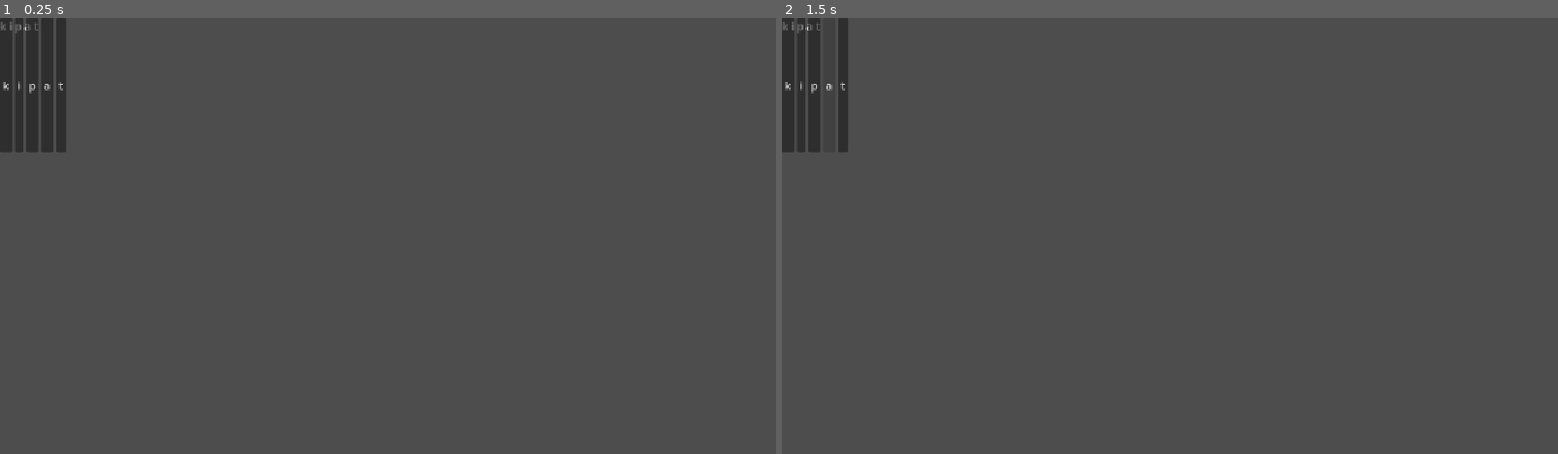
Above: before the commit, frames 1-2 (left to right).
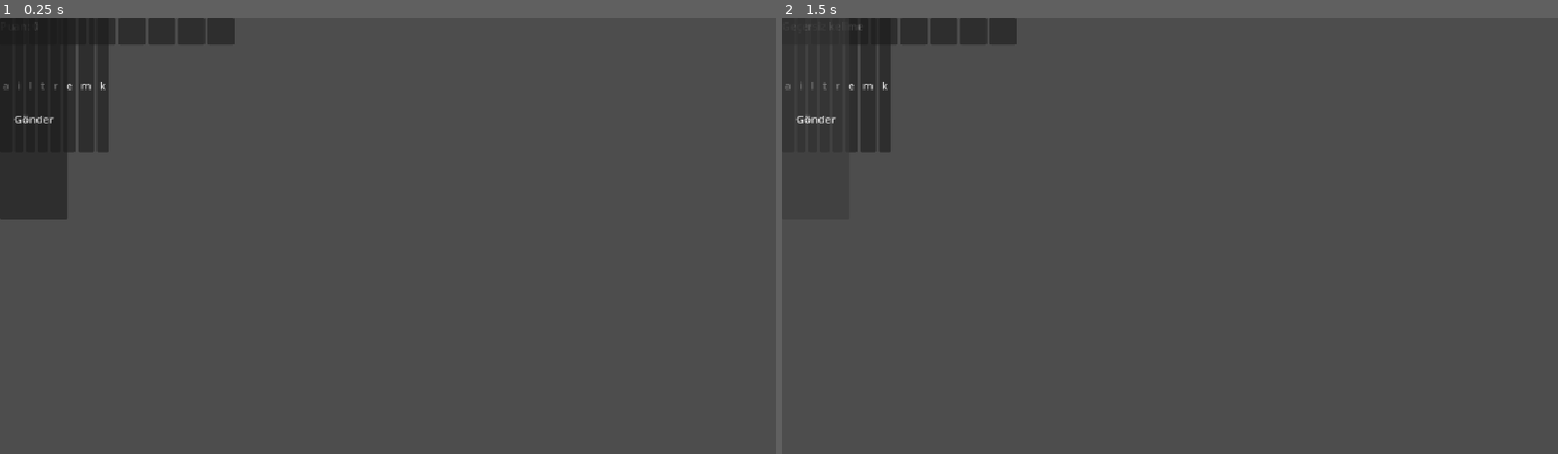
Above: after the commit, the same moments.

Repository: eculger/Kelimo
Game: Godot game, scene res://scenes/main.tscn
The game is run twice, just before and just after one commit, with the same random seed, the same clock (stepped at 60 frames per second) and the same inputs.
Inputs:
- Up to frame 1 (0.25 s): no input
- Up to frame 2 (1.5 s): click "k" at 0.5 s; click "a" at 1.25 s

The runs differ from the first frame. In frame 1, 4.2% of the frame differs, in the area x 0-31%, y 0-47%; in frame 2, 2.4%.

Commit message:
Kelime bulma ve sonuc gonderme

Diff:
--- a/scenes/main.tscn
+++ b/scenes/main.tscn
@@ -17,3 +17,9 @@
 [node name="KelimeAlani" type="HBoxContainer" parent="." unique_id=1650960944]
 offset_right = 40.0
 offset_bottom = 40.0
+
+[node name="Gonder" type="Button" parent="." unique_id=44552887]
+custom_minimum_size = Vector2(100, 300)
+offset_right = 8.0
+offset_bottom = 8.0
+text = "Gönder"
--- a/scripts/main.gd
+++ b/scripts/main.gd
@@ -1,21 +1,66 @@
 extends Node2D
 
+var harfler = ["k", "a", "l", "e", "m", "t", "i", "r"]
+var gecerli_kelimeler = ["kalem", "elma", "kale", "terim", "kitle", "mera", "tel", "kar", "ter", "ark"]
+var harf_degerleri = {
+	"a": 1, "b": 3, "c": 4, "ç": 4, "d": 3, "e": 1, "f": 7,
+	"g": 5, "ğ": 8, "h": 5, "ı": 2, "i": 1, "j": 10, "k": 1,
+	"l": 1, "m": 2, "n": 1, "o": 2, "ö": 7, "p": 5, "r": 1,
+	"s": 2, "ş": 4, "t": 1, "u": 2, "ü": 3, "v": 7, "y": 3, "z": 4
+}
+var istisnalar = {}
 
-var kelimeler = ["elma", "kitap", "masa", "kalem", "bahçe"]
-var hedef_kelime = ""
+var slotlar = []
+var sonraki = 0
+var toplam_puan = 0
 
 func _ready():
-
-	hedef_kelime = kelimeler.pick_random()
-	var harfler = Array(hedef_kelime.split(""))
-	harfler.shuffle()
-	print("Karışık harfler: ", harfler)
-	print("Cevap: ", hedef_kelime)
-	$Label.text = " ".join(harfler)
-	for harf in harfler:
+	print("1 basladi")
+	var karisik = harfler.duplicate()
+	karisik.shuffle()
+	for i in harfler.size():
+		var slot = Button.new()
+		slot.custom_minimum_size = Vector2(40, 40)
+		slotlar.append(slot)
+		$KelimeAlani.add_child(slot)
+	print("2 slotlar tamam")
+	for harf in karisik:
 		var btn = Button.new()
 		btn.text = harf
+		btn.pressed.connect(harf_basildi.bind(harf))
 		$HarfAlani.add_child(btn)
-		btn.pressed.connect(harf_basildi.bind(harf))
+	print("3 harfler tamam")
+	$Gonder.pressed.connect(gonder_basildi)
+	$Label.text = "Puan: 0"
+	print("4 bitti")
+
 func harf_basildi(harf):
-		print("Basılan harf: ", harf)
+	if sonraki < slotlar.size():
+		slotlar[sonraki].text = harf
+		sonraki += 1
+
+func gonder_basildi():
+	var kelime = ""
+	for slot in slotlar:
+		kelime += slot.text
+	if kelime in gecerli_kelimeler:
+		var puan = puan_hesapla(kelime)
+		toplam_puan += puan
+		$Label.text = kelime + ": +" + str(puan) + " | Toplam: " + str(toplam_puan)
+	else:
+		$Label.text = "Geçersiz kelime"
+	temizle()
+
+func temizle():
+	for slot in slotlar:
+		slot.text = ""
+	sonraki = 0
+
+func puan_hesapla(kelime):
+	if istisnalar.has(kelime):
+		return istisnalar[kelime]
+	var toplam = 0
+	for harf in kelime:
+		toplam += harf_degerleri.get(harf, 0)
+	toplam += max(0, (kelime.length() - 3) * 5)
+	return toplam
